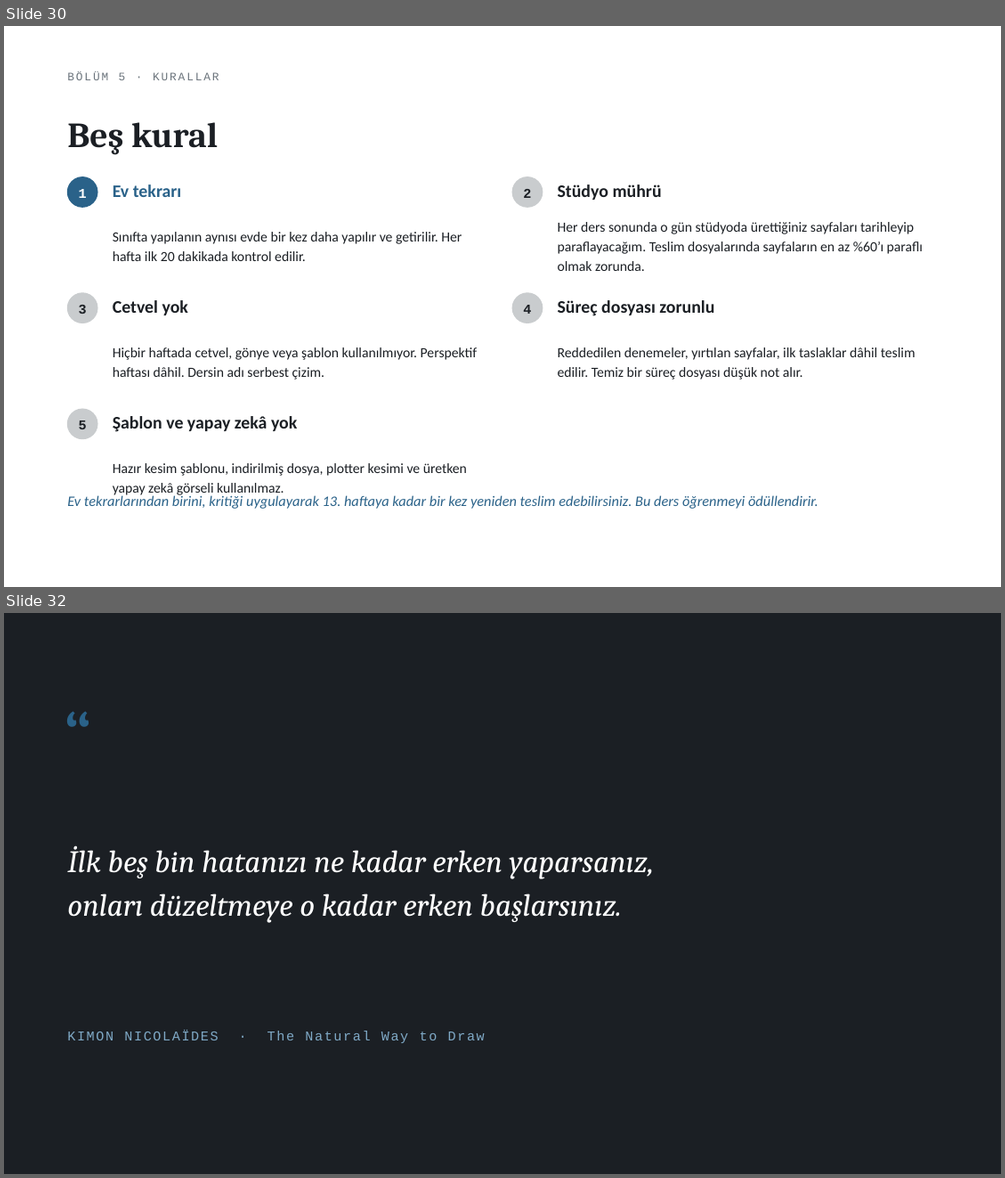
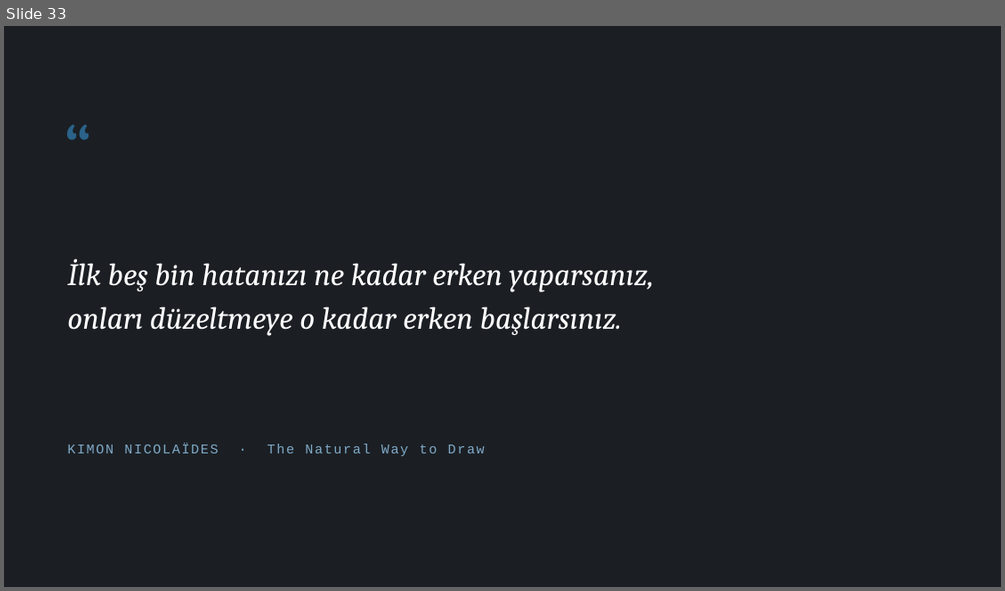
Before and after one commit to bunal91/sanat-ve-mekan, a slide deck: ders/serbest-cizim-teknikleri/02-1hafta-sunum.pptx. Shown one above the other, each under a label of ours: slides 30 and 32 before the commit, slide 33 after it; the slides between them are not shown. The pictures are 1005x1178 and 1005x591 pixels, drawn with LibreOffice and Linux fonts; fonts in the diff are those of the drawing. Boxes give left, top, right and bottom in pixels: in the first picture for what was removed or moved away, otherwise in the second. Text is boxed around its words. In the diff, an @@ line names an element or a change of style, - is before the commit and + after.

```diff
--- a/ders/serbest-cizim-teknikleri/02-1hafta-sunum.pptx
+++ b/ders/serbest-cizim-teknikleri/02-1hafta-sunum.pptx
@@ slide 30 removed at (x1=4, y1=26, x2=1001, y2=587), background #FFFFFF @@
@@ text removed at (x1=67, y1=72, x2=219, y2=80) @@
-BÖLÜM 5 · KURALLAR
@@ text removed at (x1=67, y1=122, x2=218, y2=155) @@
-Beş kural
@@ ellipse removed at (x1=67, y1=177, x2=97, y2=207) @@
@@ text removed at (x1=113, y1=184, x2=182, y2=197) @@
-Ev tekrarı
@@ ellipse removed at (x1=512, y1=177, x2=542, y2=207) @@
@@ text removed at (x1=558, y1=184, x2=662, y2=200) @@
-Stüdyo mührü
@@ text removed at (x1=79, y1=189, x2=87, y2=198) @@
-1
@@ text removed at (x1=523, y1=189, x2=531, y2=198) @@
-2
@@ text removed at (x1=113, y1=232, x2=461, y2=261) @@
-Sınıfta yapılanın aynısı evde bir kez daha yapılır ve getirilir. Her hafta ilk 20 dakikada kontrol edilir.
@@ text removed at (x1=558, y1=222, x2=922, y2=271) @@
-Her ders sonunda o gün stüdyoda ürettiğiniz sayfaları tarihleyip paraflayacağım. Teslim dosyalarında sayfaların en az %60’ı paraflı olmak zorunda.
@@ ellipse removed at (x1=67, y1=293, x2=97, y2=323) @@
@@ text removed at (x1=79, y1=305, x2=87, y2=313) @@
-3
@@ text removed at (x1=113, y1=300, x2=188, y2=315) @@
-Cetvel yok
@@ ellipse removed at (x1=512, y1=293, x2=542, y2=323) @@
@@ text removed at (x1=523, y1=305, x2=531, y2=313) @@
-4
@@ text removed at (x1=558, y1=300, x2=714, y2=316) @@
-Süreç dosyası zorunlu
@@ text removed at (x1=113, y1=347, x2=477, y2=379) @@
-Hiçbir haftada cetvel, gönye veya şablon kullanılmıyor. Perspektif haftası dâhil. Dersin adı serbest çizim.
@@ text removed at (x1=558, y1=347, x2=915, y2=379) @@
-Reddedilen denemeler, yırtılan sayfalar, ilk taslaklar dâhil teslim edilir. Temiz bir süreç dosyası düşük not alır.
@@ ellipse removed at (x1=67, y1=409, x2=97, y2=439) @@
@@ text removed at (x1=79, y1=420, x2=87, y2=429) @@
-5
@@ text removed at (x1=113, y1=416, x2=297, y2=432) @@
-Şablon ve yapay zekâ yok
@@ text removed at (x1=113, y1=463, x2=467, y2=497) @@
-Hazır kesim şablonu, indirilmiş dosya, plotter kesimi ve üretken yapay zekâ görseli kullanılmaz.
@@ text removed at (x1=67, y1=494, x2=818, y2=508) @@
-Ev tekrarlarından birini, kritiği uygulayarak 13. haftaya kadar bir kez yeniden teslim edebilirsiniz. Bu ders öğrenmeyi ödüllendirir.
@@ what was slide 32 is now slide 33 @@
```
Also in this commit, not shown: 13 slides changed, 5 slides added, 3 other slides removed, 2 other files.
